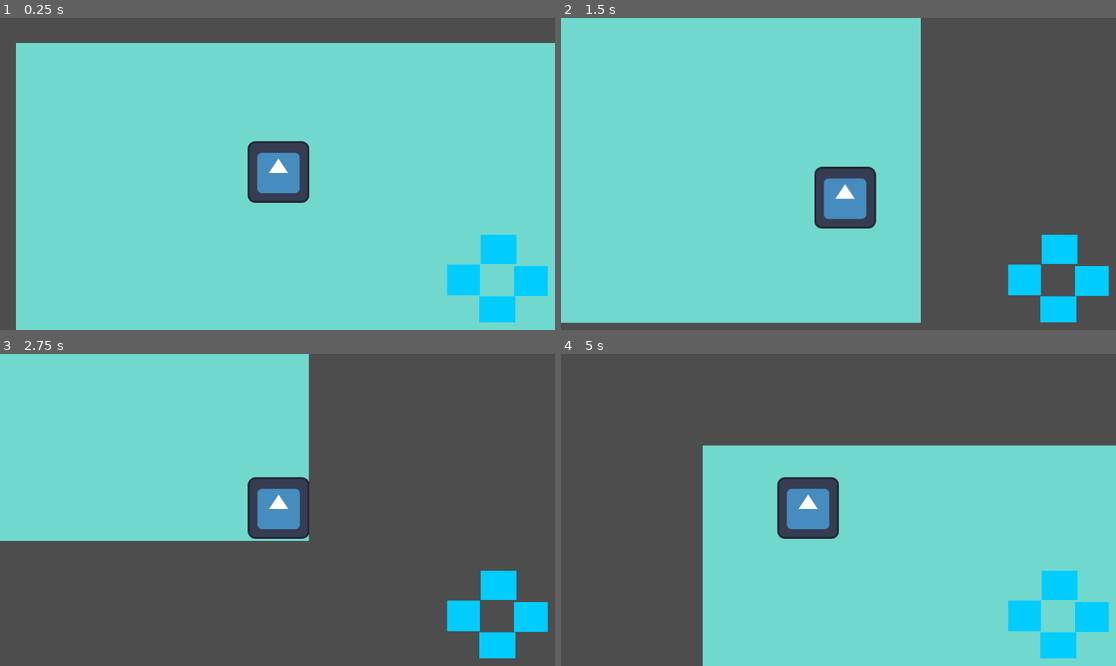
Above: before the commit, frames 1-4 (two rows, left to right).
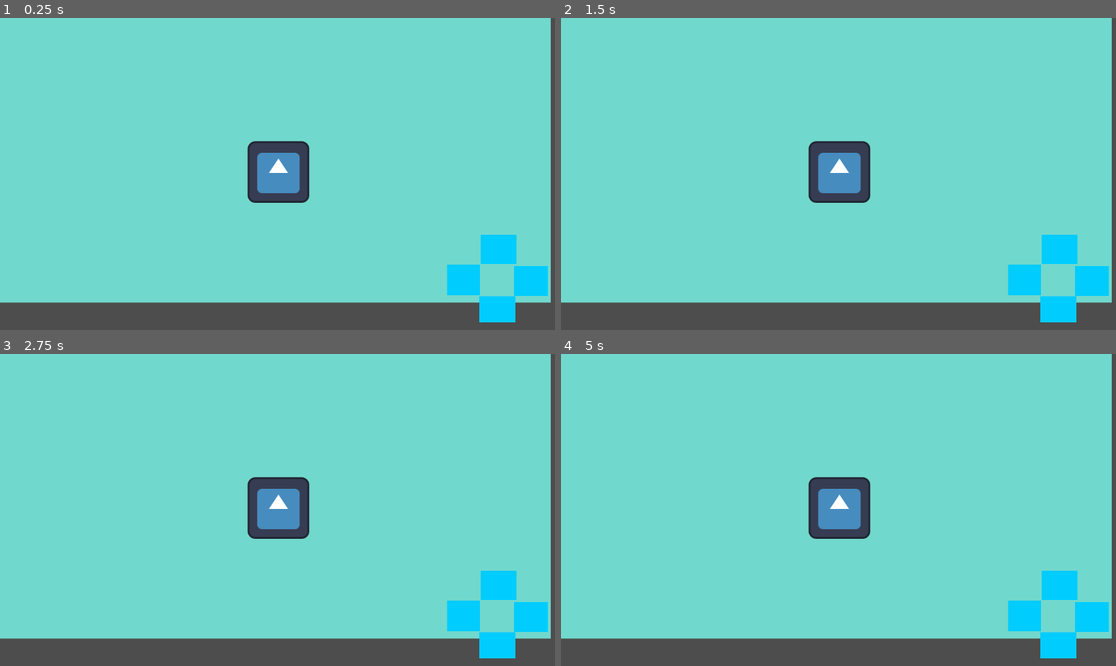
Above: after the commit, the same moments.

Repository: MyCodeNotWorking/Fall-up
Game: Godot game, scene res://main.tscn
Same seed, same stepped clock (60 frames per second), same inputs: the game is played once before the commit and once after it. The engine's default icon, where the game draws it, is replaced by a stand-in: a white triangle on a blue panel in a dark square.
Inputs:
- Up to frame 1 (0.25 s): no input
- Up to frame 2 (1.5 s): tap Enter at 0.5 s; hold Right (ui_right) 0.53-1.28 s; hold Down (ui_down) from 1.28 s (still down)
- Up to frame 3 (2.75 s): release Down (ui_down) at 2.03 s; hold Right (ui_right) from 2.03 s (still down)
- Up to frame 4 (5 s): release Right (ui_right) at 2.78 s; hold Up (ui_up) 2.78-3.53 s; hold Left (ui_left) from 3.53 s (still down)

The runs differ from the first frame. In frame 1, 19% of the frame differs, in the area x 0-100%, y 0-100%; in frame 2, 37%; in frame 3, 55%, in the area x 0-100%, y 0-92%; in frame 4, 54%.

Commit message:
mobile controls
- mobile controls sind fertig
- funkionieren auch
-(wenn möglich neue tasten)

Diff:
--- a/main.tscn
+++ b/main.tscn
@@ -13,4 +13,4 @@
 color = Color(0.443137, 0.847059, 0.803922, 1)
 
 [node name="CharacterBody2D" parent="." instance=ExtResource("1_3f7v6")]
-position = Vector2(545, 273)
+position = Vector2(587, 382)
--- a/player.gd
+++ b/player.gd
@@ -3,13 +3,13 @@
 const speed : float = 600
 
 func _physics_process(delta):
-	if Input.is_action_pressed("ui_right"):
+	if Input.is_action_pressed("game_right"):
 		position.x += speed*delta
-	if Input.is_action_pressed("ui_left"):
+	if Input.is_action_pressed("game_left"):
 		position.x -= speed*delta
-	if Input.is_action_pressed("ui_up"):
+	if Input.is_action_pressed("game_up"):
 		position.y -= speed*delta
-	if Input.is_action_pressed("ui_down"):
+	if Input.is_action_pressed("game_down"):
 		position.y += speed*delta
 
 	var w = $CollisionShape2D.shape.size.x / 2
Not shown, added: pla23C7.tmp
Not shown, added: pla7CE3.tmp
